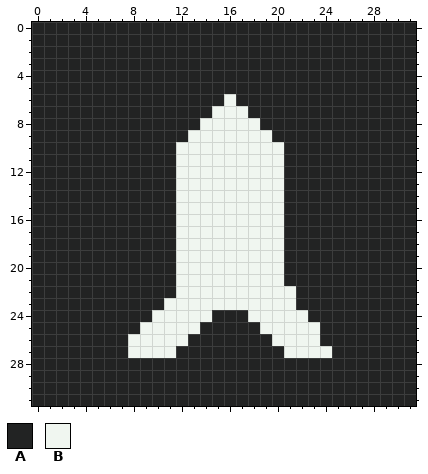
Edited in one commit: pixel-art file (VSCode-PlaydateTemplate/source/Images/upgradeIcons/selectedRocketIcon.aseprite). Above is the file before it was changed.
32x32 pixels, 1 frame.
Palette (. is transparent): A #222323  B #f0f6f0
Pixels before, first column x 0:
 0 AAAAAAAAAAAAAAAAAAAAAAAAAAAAAAAA
 1 AAAAAAAAAAAAAAAAAAAAAAAAAAAAAAAA
 2 AAAAAAAAAAAAAAAAAAAAAAAAAAAAAAAA
 3 AAAAAAAAAAAAAAAAAAAAAAAAAAAAAAAA
 4 AAAAAAAAAAAAAAAAAAAAAAAAAAAAAAAA
 5 AAAAAAAAAAAAAAAAAAAAAAAAAAAAAAAA
 6 AAAAAAAAAAAAAAAABAAAAAAAAAAAAAAA
 7 AAAAAAAAAAAAAAABBBAAAAAAAAAAAAAA
 8 AAAAAAAAAAAAAABBBBBAAAAAAAAAAAAA
 9 AAAAAAAAAAAAABBBBBBBAAAAAAAAAAAA
10 AAAAAAAAAAAABBBBBBBBBAAAAAAAAAAA
11 AAAAAAAAAAAABBBBBBBBBAAAAAAAAAAA
12 AAAAAAAAAAAABBBBBBBBBAAAAAAAAAAA
13 AAAAAAAAAAAABBBBBBBBBAAAAAAAAAAA
14 AAAAAAAAAAAABBBBBBBBBAAAAAAAAAAA
15 AAAAAAAAAAAABBBBBBBBBAAAAAAAAAAA
16 AAAAAAAAAAAABBBBBBBBBAAAAAAAAAAA
17 AAAAAAAAAAAABBBBBBBBBAAAAAAAAAAA
18 AAAAAAAAAAAABBBBBBBBBAAAAAAAAAAA
19 AAAAAAAAAAAABBBBBBBBBAAAAAAAAAAA
20 AAAAAAAAAAAABBBBBBBBBAAAAAAAAAAA
21 AAAAAAAAAAAABBBBBBBBBAAAAAAAAAAA
22 AAAAAAAAAAAABBBBBBBBBBAAAAAAAAAA
23 AAAAAAAAAAABBBBBBBBBBBAAAAAAAAAA
24 AAAAAAAAAABBBBBAAABBBBBAAAAAAAAA
25 AAAAAAAAABBBBBAAAAABBBBBAAAAAAAA
26 AAAAAAAABBBBBAAAAAAABBBBAAAAAAAA
27 AAAAAAAABBBBAAAAAAAAABBBBAAAAAAA
28 AAAAAAAAAAAAAAAAAAAAAAAAAAAAAAAA
29 AAAAAAAAAAAAAAAAAAAAAAAAAAAAAAAA
30 AAAAAAAAAAAAAAAAAAAAAAAAAAAAAAAA
31 AAAAAAAAAAAAAAAAAAAAAAAAAAAAAAAA
Once edited:
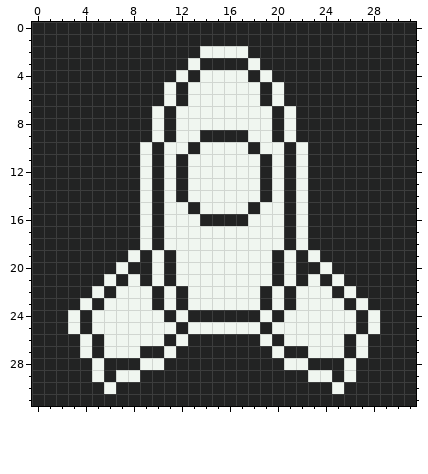
From old to new:
Colour A replaces colour B in row 9 at x 14 to 17; in row 10 at x 13 and 18; in rows 11 to 14 at x 12 and 19; in row 15 at x 13 and 18; in row 16 at x 14 to 17; in rows 19 to 21 at x 20.
Colour A replaces colour B in rows 22 to 23 at x 12, 19 and 21; in row 24 at x 11, 13 to 14, 18 and 20; in row 25 at x 12 and 19; in row 26 at x 11 and 20; in row 27 at x 9 to 10 and 21 to 22.
Colour B replaces colour A in row 2 at x 14 to 17; in row 3 at x 13 and 18; in row 4 at x 12, 14 to 17 and 19; in row 5 at x 11, 13 to 18 and 20; in row 6 at x 11, 13 to 15, 17 to 18 and 20; in row 7 at x 10, 12 to 14, 18 to 19 and 21.
Colour B replaces colour A in row 8 at x 10, 12 to 13, 19 and 21; in row 9 at x 10, 12 and 21; in rows 10 to 18 at x 9, 11 and 22; in row 19 at x 8, 10, 21 and 23; in row 20 at x 7, 10, 21 and 24; in row 21 at x 6, 8, 10, 21, 23 and 25.
Colour B replaces colour A in row 22 at x 5, 7 to 9, 11, 22 to 24 and 26; in row 23 at x 4, 6 to 9, 22 to 25 and 27; in row 24 at x 3, 5 to 9, 23 to 26 and 28; in row 25 at x 3, 5 to 8, 14 to 18, 24 to 26 and 28; in row 26 at x 4, 6 to 7, 19, 24 to 25 and 27; in row 27 at x 4, 6 to 7, 20, 25 and 27.
Colour B replaces colour A in row 28 at x 5, 9 to 10, 21 to 22 and 26; in row 29 at x 5, 7 to 8, 23 to 24 and 26; in row 30 at x 6 and 25.
Changed places in both pictures, as pixel boxes (x1, y1, x2, y2):
changed: (68, 46, 380, 394)
